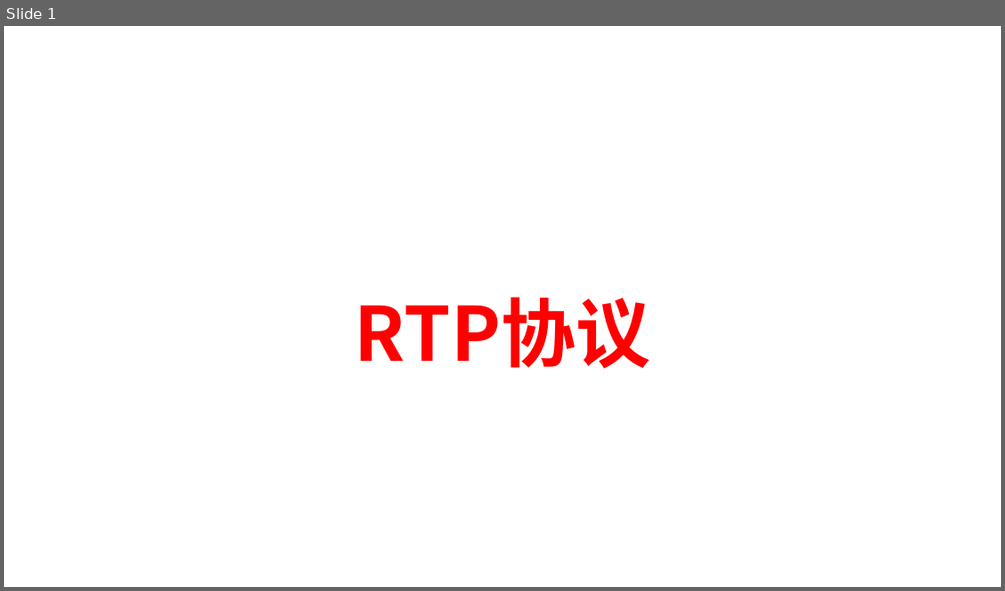
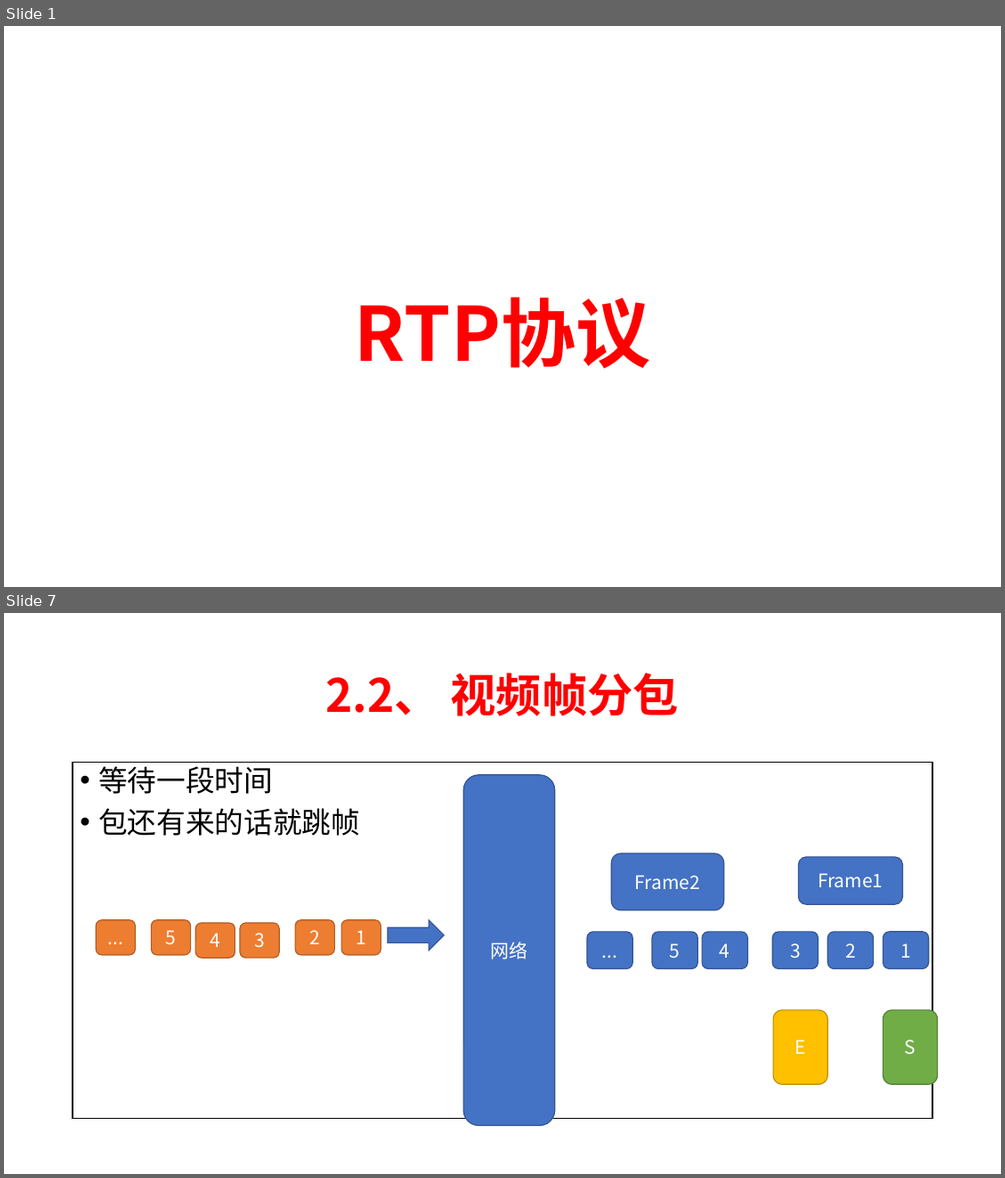
Before and after one commit to chensongpoixs/crtc_doc, a slide deck: WebRTC服务质量(Qos)/2、RTP协议.pptx. Shown one above the other, each under a label of ours: slide 1 before the commit, slides 1 and 7 after it; the slides between them are not shown. The pictures are 1005x591 and 1005x1178 pixels, drawn with LibreOffice and Linux fonts; fonts in the diff are those of the drawing. Boxes give left, top, right and bottom in pixels: in the first picture for what was removed or moved away, otherwise in the second. Text is boxed around its words. In the diff, an @@ line names an element or a change of style, - is before the commit and + after.

```diff
--- a/WebRTC服务质量(Qos)/2、RTP协议.pptx
+++ b/WebRTC服务质量(Qos)/2、RTP协议.pptx
@@ slide 7 added at box(4, 613, 1001, 1174), background #FFFFFF @@
@@ title added at box(325, 673, 680, 716), 44 pt, text #FF0000, bold @@
+2.2、 视频帧分包
@@ text added at box(73, 763, 933, 1119), fill #FFFFFF, outline #000000 1 pt, 28 pt, text #000000 @@
+• 等待一段时间
+• 包还有来的话就跳帧
@@ rounded rectangle added at box(464, 774, 555, 1126), fill #4472C4, outline #325491 1 pt, 18 pt, text #FFFFFF @@
+网络
@@ rounded rectangle added at box(611, 853, 723, 910), fill #4472C4, outline #325491 1 pt, 18 pt, text #FFFFFF @@
+Frame2
@@ rounded rectangle added at box(798, 857, 903, 905), fill #4472C4, outline #325491 1 pt, 18 pt, text #FFFFFF @@
+Frame1
@@ rounded rectangle added at box(96, 919, 136, 955), fill #ED7D31, outline #AF5C24 1 pt, 18 pt, text #FFFFFF @@
+...
@@ rounded rectangle added at box(152, 919, 191, 955), fill #ED7D31, outline #AF5C24 1 pt, 18 pt, text #FFFFFF @@
+5
@@ rounded rectangle added at box(195, 923, 235, 957), fill #ED7D31, outline #AF5C24 1 pt, 18 pt, text #FFFFFF @@
+4
@@ rounded rectangle added at box(240, 923, 279, 957), fill #ED7D31, outline #AF5C24 1 pt, 18 pt, text #FFFFFF @@
+3
@@ rounded rectangle added at box(295, 919, 334, 955), fill #ED7D31, outline #AF5C24 1 pt, 18 pt, text #FFFFFF @@
+2
@@ rounded rectangle added at box(341, 919, 380, 955), fill #ED7D31, outline #AF5C24 1 pt, 18 pt, text #FFFFFF @@
+1
@@ right arrow added at box(388, 919, 444, 950), fill #4472C4, outline #325491 1 pt @@
@@ rounded rectangle added at box(587, 932, 633, 969), fill #4472C4, outline #325491 1 pt, 18 pt, text #FFFFFF @@
+...
@@ rounded rectangle added at box(652, 932, 698, 969), fill #4472C4, outline #325491 1 pt, 18 pt, text #FFFFFF @@
+5
@@ rounded rectangle added at box(703, 932, 748, 969), fill #4472C4, outline #325491 1 pt, 18 pt, text #FFFFFF @@
+4
@@ rounded rectangle added at box(773, 932, 818, 969), fill #4472C4, outline #325491 1 pt, 18 pt, text #FFFFFF @@
+3
@@ rounded rectangle added at box(828, 932, 874, 969), fill #4472C4, outline #325491 1 pt, 18 pt, text #FFFFFF @@
+2
@@ rounded rectangle added at box(883, 932, 929, 969), fill #4472C4, outline #325491 1 pt, 18 pt, text #FFFFFF @@
+1
@@ rounded rectangle added at box(774, 1010, 828, 1084), fill #FFC000, outline #BD8E00 1 pt, 18 pt, text #FFFFFF @@
+E
@@ rounded rectangle added at box(883, 1010, 938, 1084), fill #70AD47, outline #538035 1 pt, 18 pt, text #FFFFFF @@
+S
```
Also in this commit, not shown: 3 slides changed, 11 other slides added, 2 other files.
